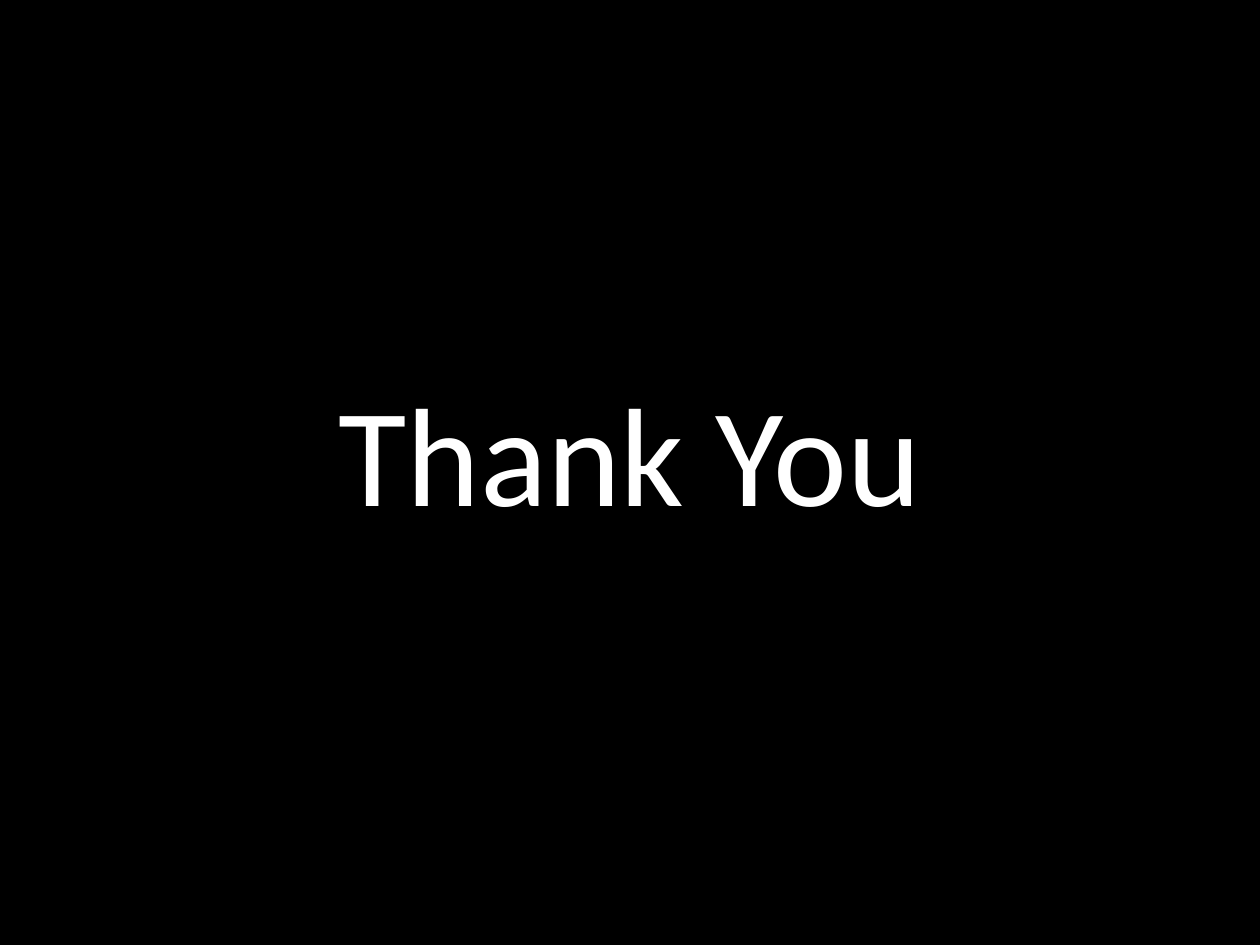
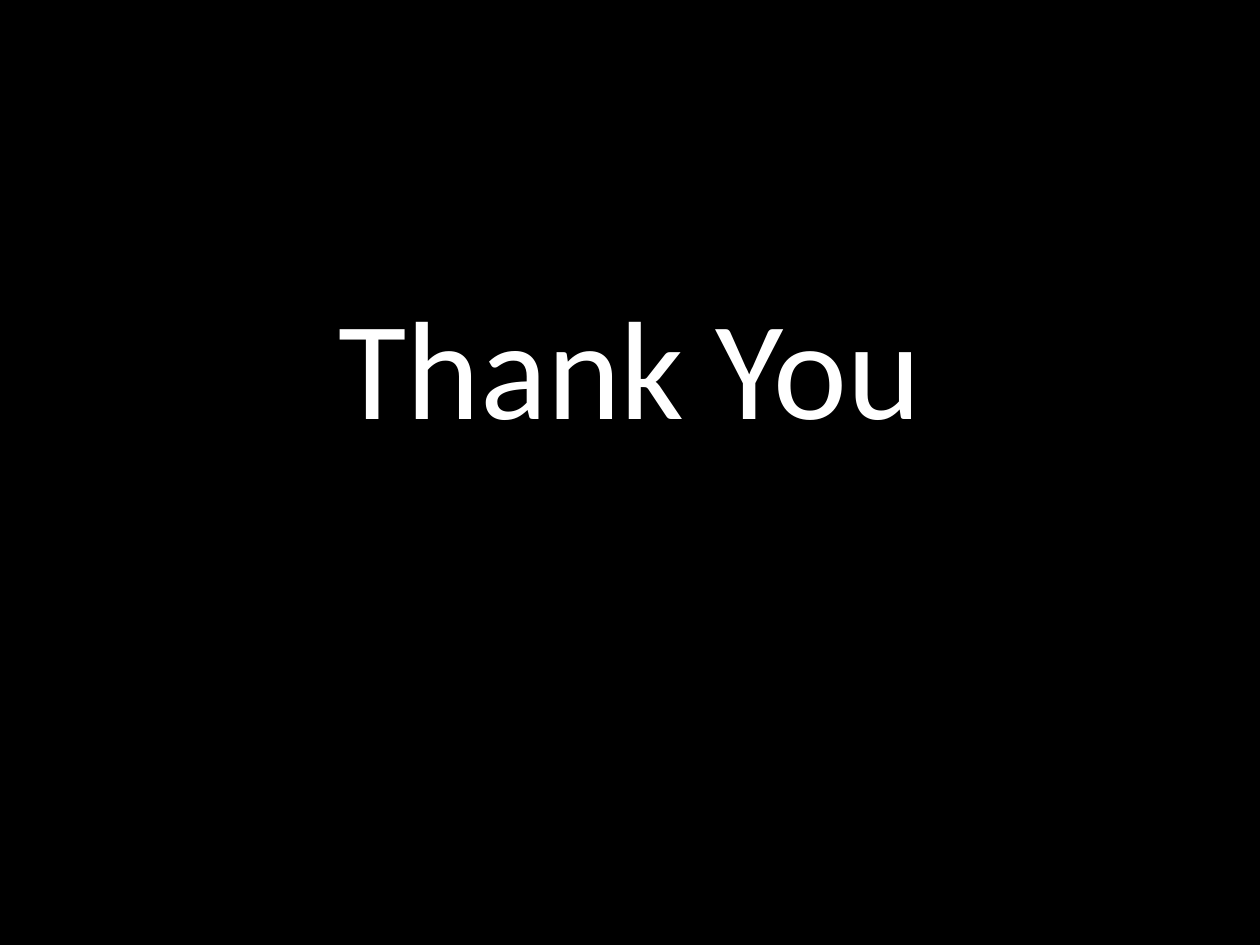
Before and after one commit to isaacrmacharia/Phase3_Project, a slide deck: slide 12 of SyriaTel_Churn_Executive_Presentation.pptx. Drawn at 1260x945 pixels with LibreOffice and Linux fonts; fonts in the diff are those of the drawing; background and template pictures are left out. Boxes give left, top, right and bottom in pixels: in the first picture for what was removed or moved away, otherwise in the second. Text is boxed around its words. In the diff, an @@ line names an element or a change of style, - is before the commit and + after.

```diff
--- a/SyriaTel_Churn_Executive_Presentation.pptx
+++ b/SyriaTel_Churn_Executive_Presentation.pptx
@@ text "Thank You": place and size @@
-text "Thank You" at [338,408,921,507]
+text "Thank You" at [338,321,921,420]
```
Also in this commit, not shown: 3 other slides changed, 2 other files.
